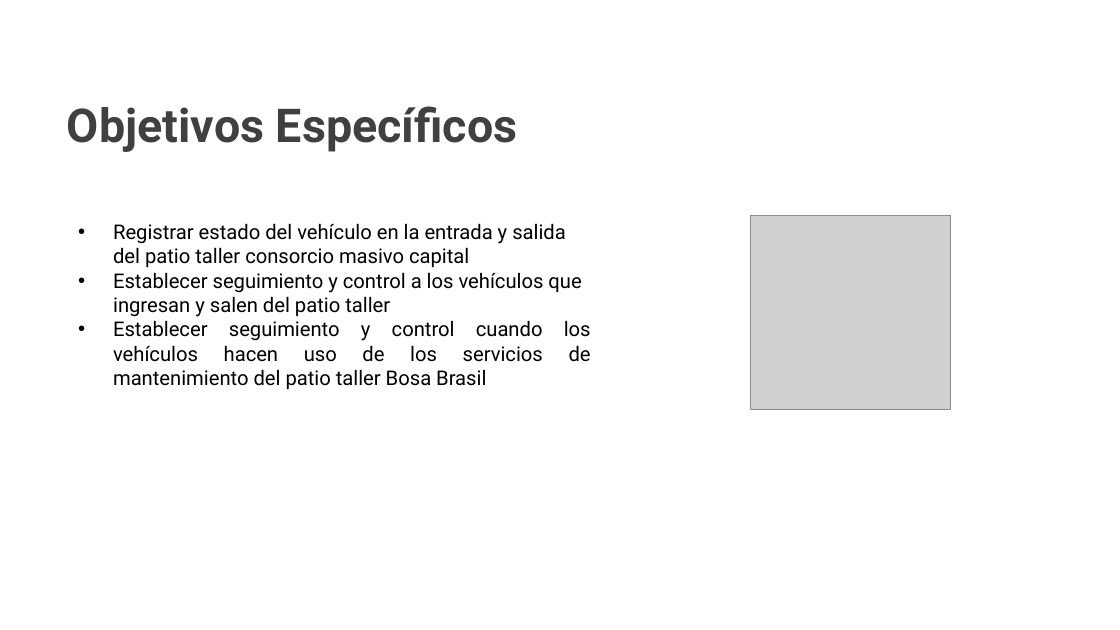
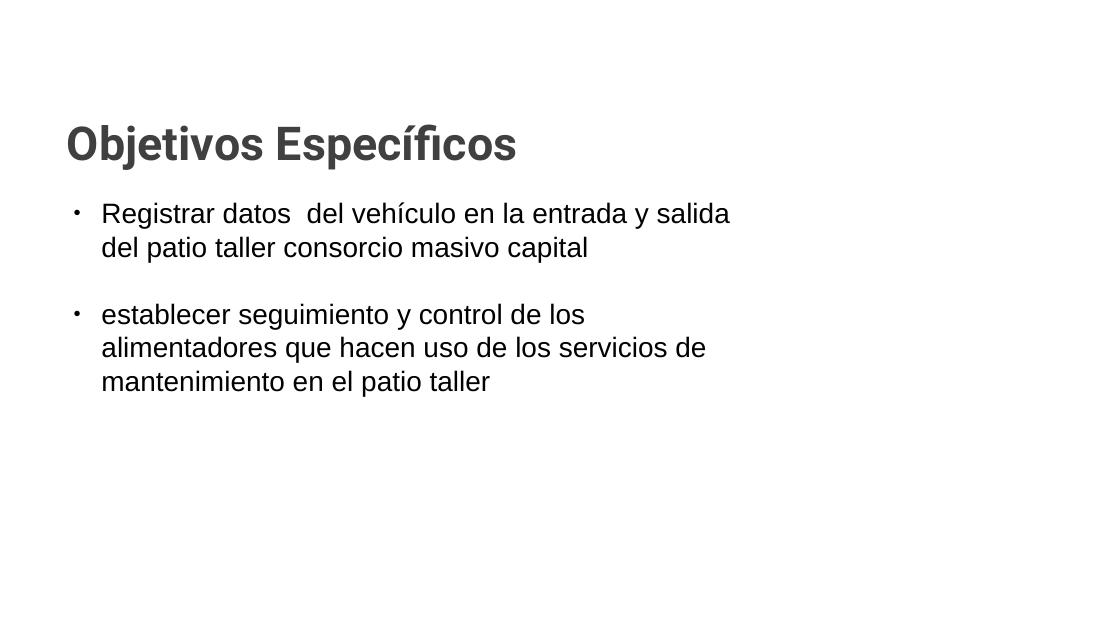
Before and after one commit to Mmartinez951/EntryQr, a slide deck: slide 3 of PresentaciónTIII/Presentación EntryMC.pptx (slide 5 before the commit). Drawn at 1120x630 pixels with LibreOffice and Linux fonts; fonts in the diff are those of the drawing; grey boxes stand for pictures; background and template pictures are left out. Boxes give left, top, right and bottom in pixels: in the first picture for what was removed or moved away, otherwise in the second. Text is boxed around its words. In the diff, an @@ line names an element or a change of style, - is before the commit and + after.

```diff
--- a/PresentaciónTIII/Presentación EntryMC.pptx
+++ b/PresentaciónTIII/Presentación EntryMC.pptx
@@ text "Objetivos Específicos": place and size @@
-text "Objetivos Específicos" at <box>67,106,518,152</box>
+text "Objetivos Específicos" at <box>67,124,518,170</box>
@@ text "Objetivos Específicos" at <box>67,124,518,170</box>: list level 2 to 1 in "Objetivos Específicos" @@
@@ text at <box>101,202,730,396</box>: text changed; size 13 to 18 pt; font Roboto to Arial @@
-• Registrar estado del vehículo en la entrada y salida del patio taller consorcio masivo capital
-• Establecer seguimiento y control a los vehículos que ingresan y salen del patio taller
-• Establecer seguimiento y control cuando los vehículos hacen uso de los servicios de mantenimiento del patio taller Bosa Brasil
+● Registrar datos del vehículo en la entrada y salida del patio taller consorcio masivo capital
+● establecer seguimiento y control de los alimentadores que hacen uso de los servicios de mantenimiento en el patio taller
@@ picture removed at <box>750,215,951,409</box> @@
```
Also in this commit, not shown: 3 other slides changed, 5 slides added, 5 slides removed.
